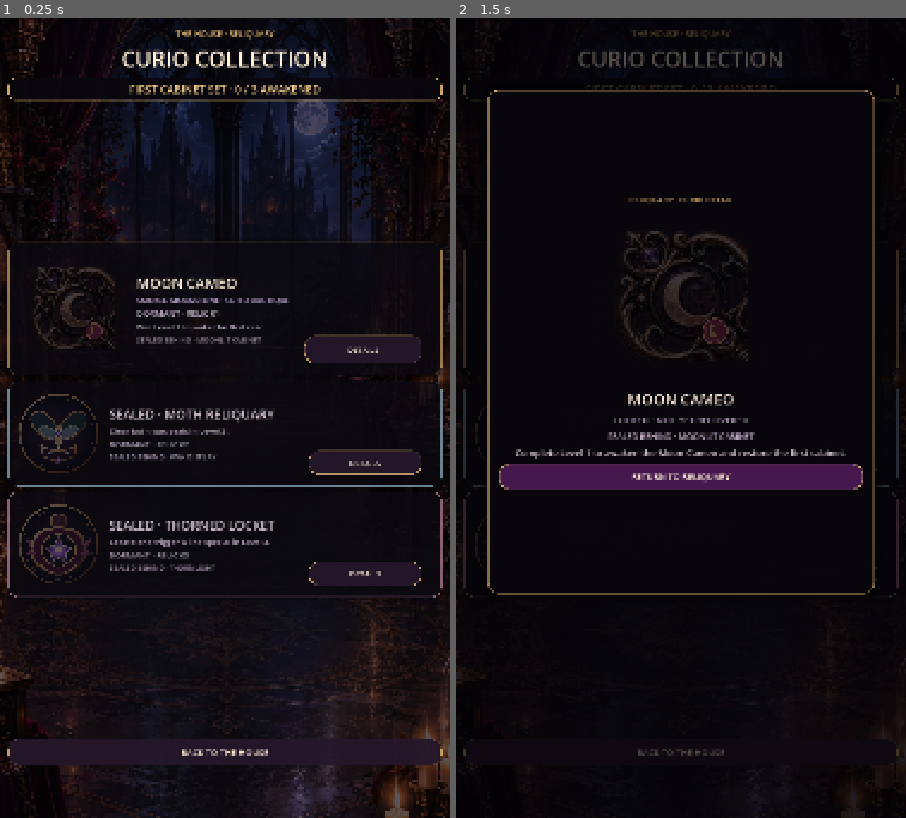
Above: before the commit, frames 1-2 (left to right).
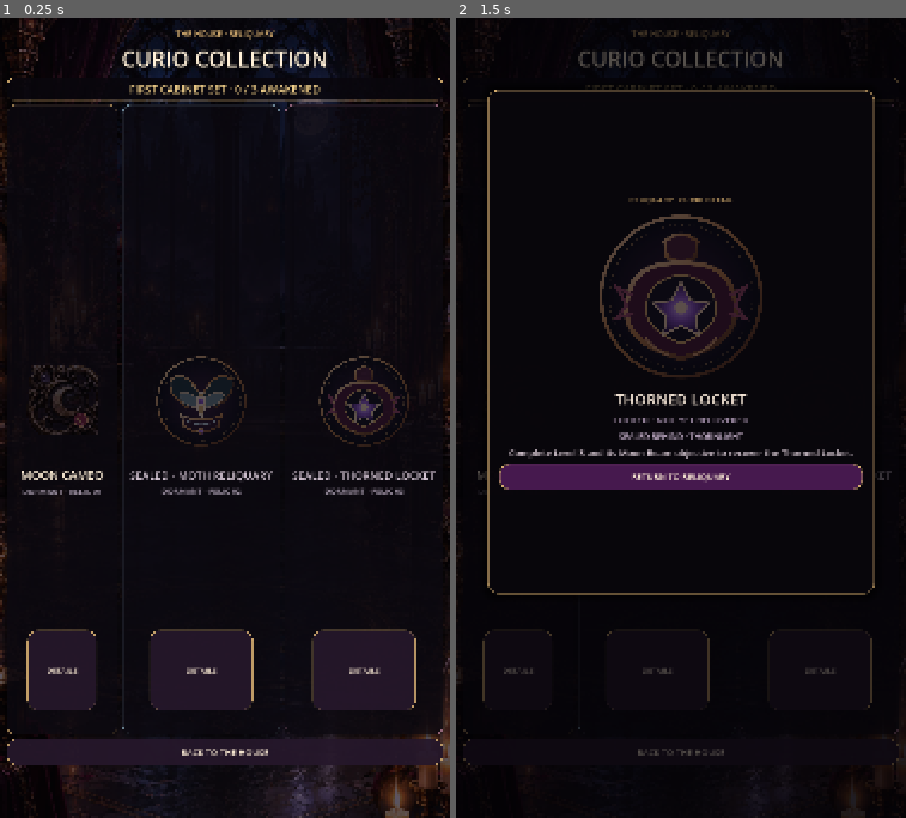
Above: after the commit, the same moments.

Repository: Jay-prodesign/akilta-match3
Game: Godot game, scene res://src/ui/collection/curio_collection.tscn
Two runs of this game, one before a commit and one after it. Both use one fixed random seed, a clock stepped at 60 frames per second and the inputs below. This scene is started directly instead of the project's main scene.
Inputs:
- Up to frame 1 (0.25 s): no input
- Up to frame 2 (1.5 s): click "DETAILS" at 0.5 s; click "DETAILS" at 1.25 s

The runs differ from the first frame. In frame 1, 13% of the frame differs, in the area x 1-99%, y 7-94%; in frame 2, 3.9%.

Commit message:
Recompose Reliquary as a North Star Curio grid

Diff:
--- a/src/ui/collection/curio_collection.tscn
+++ b/src/ui/collection/curio_collection.tscn
@@ -161,24 +161,25 @@
 horizontal_alignment = 1
 autowrap_mode = 2
 
-[node name="Cards" type="VBoxContainer" parent="Layout"]
+[node name="Cards" type="HBoxContainer" parent="Layout"]
 layout_mode = 2
 size_flags_vertical = 3
-theme_override_constants/separation = 14
+theme_override_constants/separation = 12
 alignment = 1
 
 [node name="MoonCard" type="PanelContainer" parent="Layout/Cards"]
-custom_minimum_size = Vector2(0, 320)
-layout_mode = 2
+custom_minimum_size = Vector2(0, 520)
+layout_mode = 2
+size_flags_horizontal = 3
 theme_override_styles/panel = SubResource("Display")
 
-[node name="Content" type="HBoxContainer" parent="Layout/Cards/MoonCard"]
+[node name="Content" type="VBoxContainer" parent="Layout/Cards/MoonCard"]
 layout_mode = 2
 theme_override_constants/separation = 20
 alignment = 1
 
 [node name="RitualArt" type="TextureRect" parent="Layout/Cards/MoonCard/Content"]
-custom_minimum_size = Vector2(270, 270)
+custom_minimum_size = Vector2(230, 280)
 layout_mode = 2
 expand_mode = 1
 stretch_mode = 5
@@ -192,10 +193,12 @@
 [node name="Name" type="Label" parent="Layout/Cards/MoonCard/Content/Copy"]
 layout_mode = 2
 theme_override_colors/font_color = Color(1, 0.941, 0.847, 1)
-theme_override_font_sizes/font_size = 34
+theme_override_font_sizes/font_size = 28
 text = "MOON CAMEO"
+horizontal_alignment = 1
 
 [node name="Material" type="Label" parent="Layout/Cards/MoonCard/Content/Copy"]
+visible = false
 layout_mode = 2
 theme_override_colors/font_color = Color(0.82, 0.72, 0.9, 1)
 theme_override_font_sizes/font_size = 18
@@ -205,10 +208,12 @@
 [node name="State" type="Label" parent="Layout/Cards/MoonCard/Content/Copy"]
 layout_mode = 2
 theme_override_colors/font_color = Color(0.949, 0.816, 0.545, 1)
-theme_override_font_sizes/font_size = 20
+theme_override_font_sizes/font_size = 19
 text = "DORMANT · RELIC 01"
+horizontal_alignment = 1
 
 [node name="Detail" type="Label" parent="Layout/Cards/MoonCard/Content/Copy"]
+visible = false
 layout_mode = 2
 theme_override_colors/font_color = Color(0.9, 0.84, 0.88, 1)
 theme_override_font_sizes/font_size = 19
@@ -216,6 +221,7 @@
 autowrap_mode = 2
 
 [node name="Origin" type="Label" parent="Layout/Cards/MoonCard/Content/Copy"]
+visible = false
 layout_mode = 2
 theme_override_colors/font_color = Color(0.72, 0.65, 0.75, 1)
 theme_override_font_sizes/font_size = 17
@@ -229,10 +235,10 @@
 [node name="InspectAction" type="Button" parent="Layout/Cards/MoonCard/DetailActionLayer"]
 layout_mode = 1
 anchors_preset = 0
-anchor_left = 0.69
-anchor_top = 0.72
-anchor_right = 0.97
-anchor_bottom = 0.95
+anchor_left = 0.14
+anchor_top = 0.84
+anchor_right = 0.86
+anchor_bottom = 0.97
 grow_horizontal = 2
 grow_vertical = 2
 mouse_filter = 0
@@ -244,17 +250,19 @@
 text = "DETAILS"
 
 [node name="Slot2" type="PanelContainer" parent="Layout/Cards"]
-custom_minimum_size = Vector2(0, 252)
-layout_mode = 2
+custom_minimum_size = Vector2(0, 520)
+layout_mode = 2
+size_flags_horizontal = 3
 theme_override_styles/panel = SubResource("DisplayCool")
 
-[node name="Content" type="HBoxContainer" parent="Layout/Cards/Slot2"]
+[node name="Content" type="VBoxContainer" parent="Layout/Cards/Slot2"]
 layout_mode = 2
 theme_override_constants/separation = 20
 alignment = 1
 
 [node name="Number" type="Label" parent="Layout/Cards/Slot2/Content"]
-custom_minimum_size = Vector2(205, 205)
+custom_minimum_size = Vector2(230, 280)
+size_flags_horizontal = 4
 size_flags_vertical = 4
 layout_mode = 2
 text = ""
@@ -279,10 +287,12 @@
 [node name="Name" type="Label" parent="Layout/Cards/Slot2/Content/Copy"]
 layout_mode = 2
 theme_override_colors/font_color = Color(0.96, 0.9, 0.84, 1)
-theme_override_font_sizes/font_size = 30
-text = "SEALED · MOTH RELIQUARY"
+theme_override_font_sizes/font_size = 26
+text = "MOTH RELIQUARY"
+horizontal_alignment = 1
 
 [node name="Hint" type="Label" parent="Layout/Cards/Slot2/Content/Copy"]
+visible = false
 layout_mode = 2
 theme_override_colors/font_color = Color(0.86, 0.8, 0.85, 1)
 theme_override_font_sizes/font_size = 19
@@ -294,8 +304,10 @@
 theme_override_colors/font_color = Color(0.949, 0.816, 0.545, 1)
 theme_override_font_sizes/font_size = 19
 text = "DORMANT · RELIC 02"
+horizontal_alignment = 1
 
 [node name="Origin" type="Label" parent="Layout/Cards/Slot2/Content/Copy"]
+visible = false
 layout_mode = 2
 theme_override_colors/font_color = Color(0.72, 0.65, 0.75, 1)
 theme_override_font_sizes/font_size = 17
@@ -307,10 +319,10 @@
 
 [node name="InspectAction" type="Button" parent="Layout/Cards/Slot2/DetailActionLayer"]
 layout_mode = 1
-anchor_left = 0.70
-anchor_top = 0.68
-anchor_right = 0.97
-anchor_bottom = 0.94
+anchor_left = 0.14
+anchor_top = 0.84
+anchor_right = 0.86
+anchor_bottom = 0.97
 grow_horizontal = 2
 grow_vertical = 2
 mouse_filter = 0
@@ -322,17 +334,19 @@
 text = "DETAILS"
 
 [node name="Slot3" type="PanelContainer" parent="Layout/Cards"]
-custom_minimum_size = Vector2(0, 252)
-layout_mode = 2
+custom_minimum_size = Vector2(0, 520)
+layout_mode = 2
+size_flags_horizontal = 3
 theme_override_styles/panel = SubResource("DisplayCool")
 
-[node name="Content" type="HBoxContainer" parent="Layout/Cards/Slot3"]
+[node name="Content" type="VBoxContainer" parent="Layout/Cards/Slot3"]
 layout_mode = 2
 theme_override_constants/separation = 20
 alignment = 1
 
 [node name="Number" type="Label" parent="Layout/Cards/Slot3/Content"]
-custom_minimum_size = Vector2(205, 205)
+custom_minimum_size = Vector2(230, 280)
+size_flags_horizontal = 4
 size_flags_vertical = 4
 layout_mode = 2
 text = ""
@@ -357,10 +371,12 @@
 [node name="Name" type="Label" parent="Layout/Cards/Slot3/Content/Copy"]
 layout_mode = 2
 theme_override_colors/font_color = Color(0.96, 0.9, 0.84, 1)
-theme_override_font_sizes/font_size = 30
-text = "SEALED · THORNED LOCKET"
+theme_override_font_sizes/font_size = 26
+text = "THORNED LOCKET"
+horizontal_alignment = 1
 
 [node name="Hint" type="Label" parent="Layout/Cards/Slot3/Content/Copy"]
+visible = false
 layout_mode = 2
 theme_override_colors/font_color = Color(0.86, 0.8, 0.85, 1)
 theme_override_font_sizes/font_size = 19
@@ -372,8 +388,10 @@
 theme_override_colors/font_color = Color(0.949, 0.816, 0.545, 1)
 theme_override_font_sizes/font_size = 19
 text = "DORMANT · RELIC 03"
+horizontal_alignment = 1
 
 [node name="Origin" type="Label" parent="Layout/Cards/Slot3/Content/Copy"]
+visible = false
 layout_mode = 2
 theme_override_colors/font_color = Color(0.72, 0.65, 0.75, 1)
 theme_override_font_sizes/font_size = 17
@@ -385,10 +403,10 @@
 
 [node name="InspectAction" type="Button" parent="Layout/Cards/Slot3/DetailActionLayer"]
 layout_mode = 1
-anchor_left = 0.70
-anchor_top = 0.68
-anchor_right = 0.97
-anchor_bottom = 0.94
+anchor_left = 0.14
+anchor_top = 0.84
+anchor_right = 0.86
+anchor_bottom = 0.97
 grow_horizontal = 2
 grow_vertical = 2
 mouse_filter = 0
